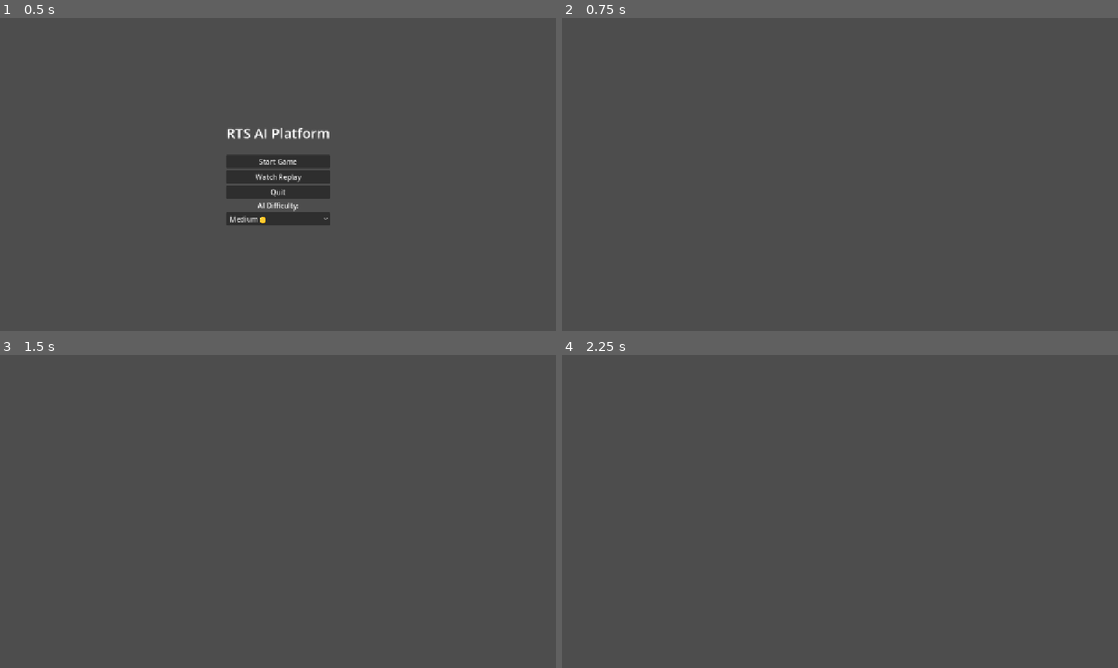
Above: before the commit, frames 1-4 (two rows, left to right).
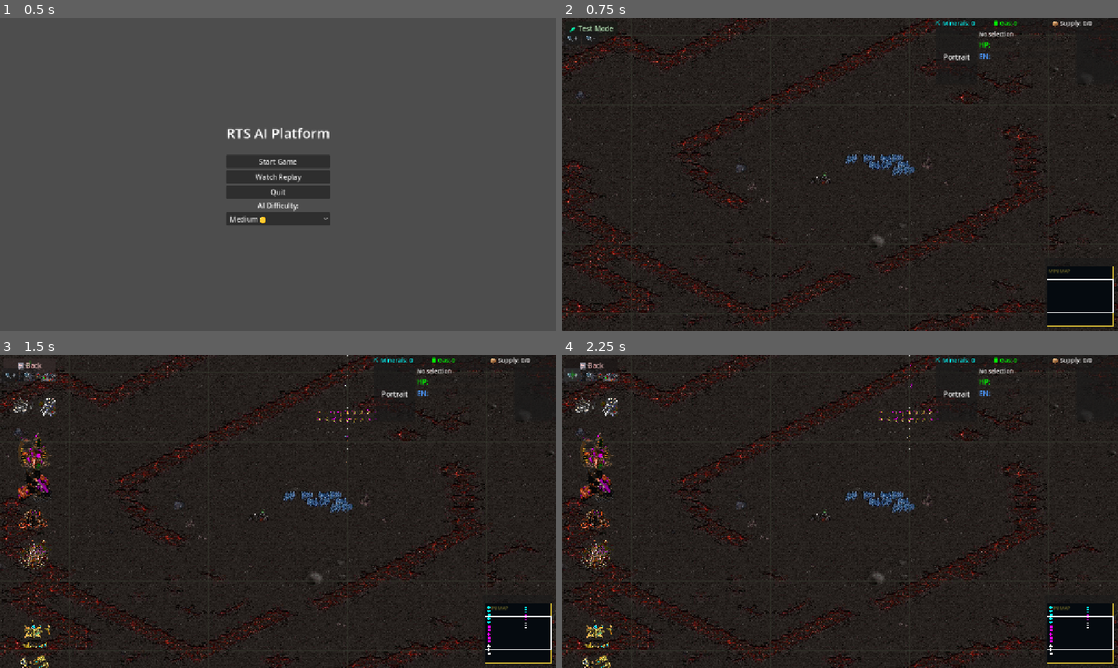
Above: after the commit, the same moments.

Repository: yuyou1983/rts-ai-platform
Game: Godot game, scene res://scenes/main_menu.tscn
The game is run twice, just before and just after one commit, with the same random seed, the same clock (stepped at 60 frames per second) and the same inputs.
Inputs (mouse positions are in pixels of both pictures, inside the frame that each line leads up to):
- Up to frame 1 (0.5 s): no input
- Up to frame 2 (0.75 s): click "Start Game" at 0.5 s
- Up to frame 3 (1.5 s): click (27, 364) at 1.25 s, where only the run after the commit has a clickable "🧪 Test Mode"
- Up to frame 4 (2.25 s): click (573, 373) at 2 s, where only the run after the commit has a clickable "🔍+"

Frame 1 is identical in both runs. In frame 2, 99% of the frame differs, in the area x 0-100%, y 0-100%; in frame 3, 99%; in frame 4, 99%.
Error before the commit: Parse Error: Cannot infer the type of "cols" variable because the value doesn't have a set type. (res://scripts/game_view.gd:1270)

Commit message:
fix: explicit int type for cols in _draw_elevation (Godot parser error)

Diff:
--- a/godot/scripts/game_view.gd
+++ b/godot/scripts/game_view.gd
@@ -1267,7 +1267,7 @@
 	var rows := _height_map.size()
 	if rows == 0:
 		return
-	var cols := _height_map[0].size()
+	var cols: int = _height_map[0].size()
 	# ── Height-based terrain tint (draw small rects per tile) ──
 	for y in range(rows):
 		var row = _height_map[y]
